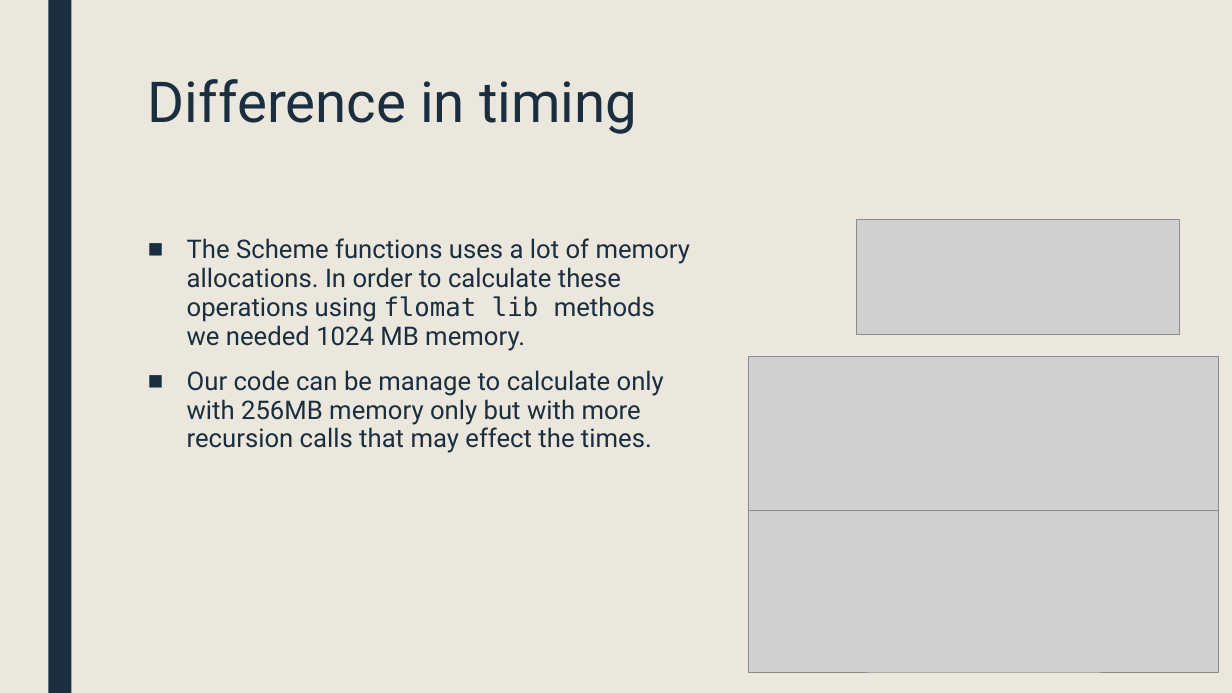
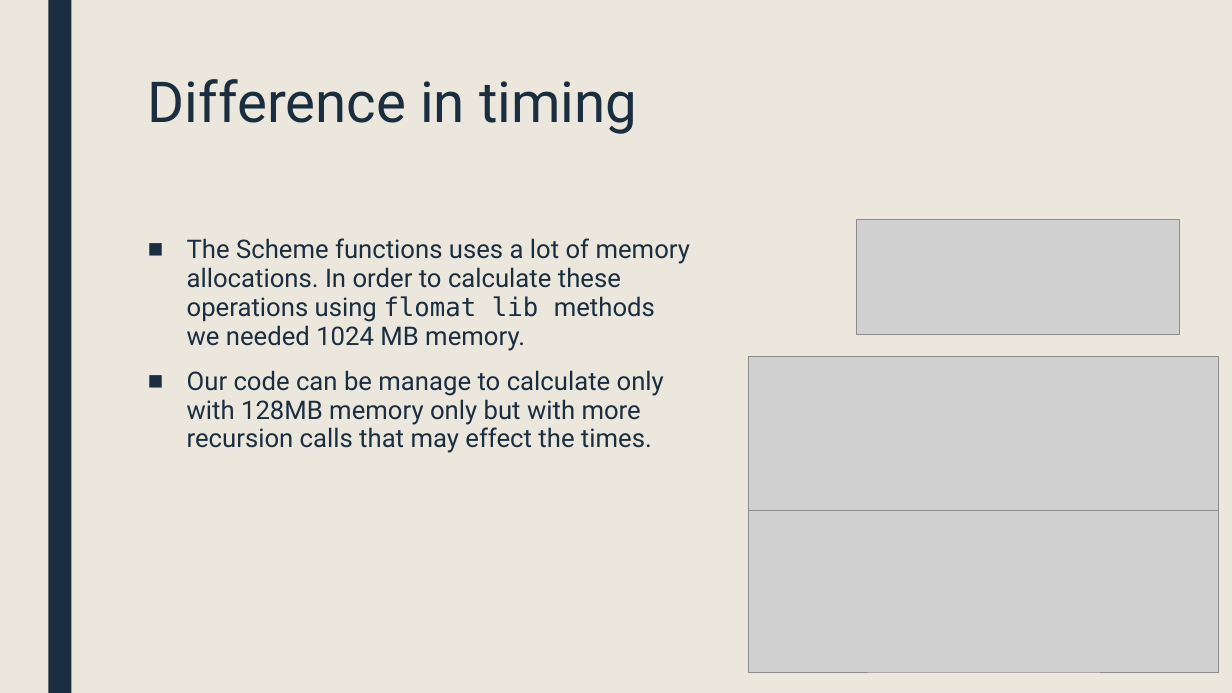
Before and after one commit to VitalMarciano/Matrix-methods, a slide deck: slide 12 of Matrix_Properties_Algorithms[1].pptx. Drawn at 1232x693 pixels with LibreOffice and Linux fonts; fonts in the diff are those of the drawing; grey boxes stand for pictures. Boxes give left, top, right and bottom in pixels: in the first picture for what was removed or moved away, otherwise in the second. Text is boxed around its words. In the diff, an @@ line names an element or a change of style, - is before the commit and + after.

```diff
--- a/Matrix_Properties_Algorithms[1].pptx
+++ b/Matrix_Properties_Algorithms[1].pptx
@@ text at bbox=[187, 370, 664, 453]: text changed @@
-■ Our code can be manage to calculate only with 256MB memory only but with more recursion calls that may effect the times.
+■ Our code can be manage to calculate only with 128MB memory only but with more recursion calls that may effect the times.
```
Also in this commit, not shown: 2 other files.
